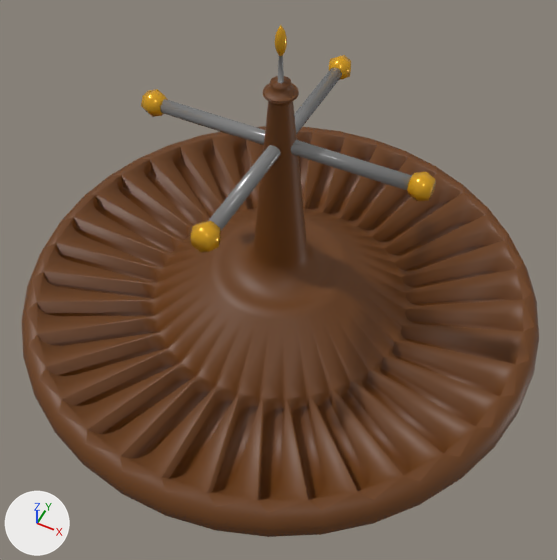
The glTF model models/Glb/wheel.glb: old version first, new version second.
Both versions are drawn from a camera (50 mm lens) standing at (0.707, -1.426, 1.831) and looking at (0.078, -0.168, 0.259). Lighting does not change. The marker at lower left points along +X, +Y and +Z. The older version comes first. Mesh edges are drawn as thin lines on the coarser meshes. Where no turn or scale is listed for an object, it has been applied to the vertices.

The first picture shows 'wheel'.
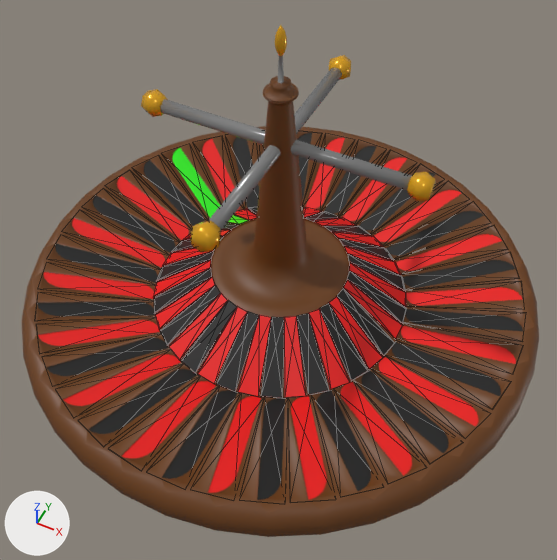
Changed parts and their boxes [x1, y1, x2, y2] in the pictures (557 x 560 px):
'Cube', added
    after: [37, 133, 523, 500]
    faces in mat_material_005 (black #0d0d0d): [37, 133, 523, 500]
    faces in mat_material_004 (red #e70200): [38, 138, 523, 500]
    faces in mat_material_006 (green #21e700): [172, 148, 220, 218]
'Cube.001', added
    after: [153, 207, 406, 398]
    faces in mat_material_004 (red #e70200): [153, 207, 406, 398]
    faces in mat_material_005 (black #0d0d0d): [154, 207, 406, 398]

What changed in the scene script:
```text
Add mat_material_004:
    mat_material_004 = principled_material('Material.004')
    mat_material_004.base_color = (0.8, 0.000592, 0.0)  # red #e70200
Add mat_material_006:
    mat_material_006 = principled_material('Material.006')
    mat_material_006.base_color = (0.0152, 0.8, 0.0)  # green #21e700
Add mat_material_005:
    mat_material_005 = principled_material('Material.005')
    mat_material_005.base_color = (0.00399, 0.00399, 0.00399)  # black #0d0d0d
Add me_cube_002:
    me_cube_002.from_pydata(...)  # 296 vertices, 444 faces; spans x -9.2..9.3, y -9.3..9.3, z -0.4..0.4
    # faces by material slot: [406, 36, 2]
    me_cube_002.materials.append(mat_material_004)  # red #e70200
    me_cube_002.materials.append(mat_material_005)  # black #0d0d0d
    me_cube_002.materials.append(mat_material_006)  # green #21e700
Add me_cube_001:
    me_cube_001.from_pydata(...)  # 296 vertices, 444 faces; spans x -1.276..0.204, y -0.741..0.739, z -0.006..0.059
    # faces by material slot: [400, 42, 2]
    me_cube_001.materials.append(mat_material_005)  # black #0d0d0d
    me_cube_001.materials.append(mat_material_004)  # red #e70200
    me_cube_001.materials.append(mat_material_006)  # green #21e700
Add ob_cube_001:
    ob_cube_001 = bpy.data.objects.new('Cube.001', me_cube_002)
    ob_cube_001.location = (-0.002, 0.0, 0.063)
    ob_cube_001.rotation_euler = (0.0, 0.0, 3.142)  # degrees (0, 0, 180)
    ob_cube_001.scale = (-0.0427, -0.0427, -0.159)
Add ob_cube:
    ob_cube = bpy.data.objects.new('Cube', me_cube_001)
    ob_cube.location = (0.535, 0.0, 0.0)
```
